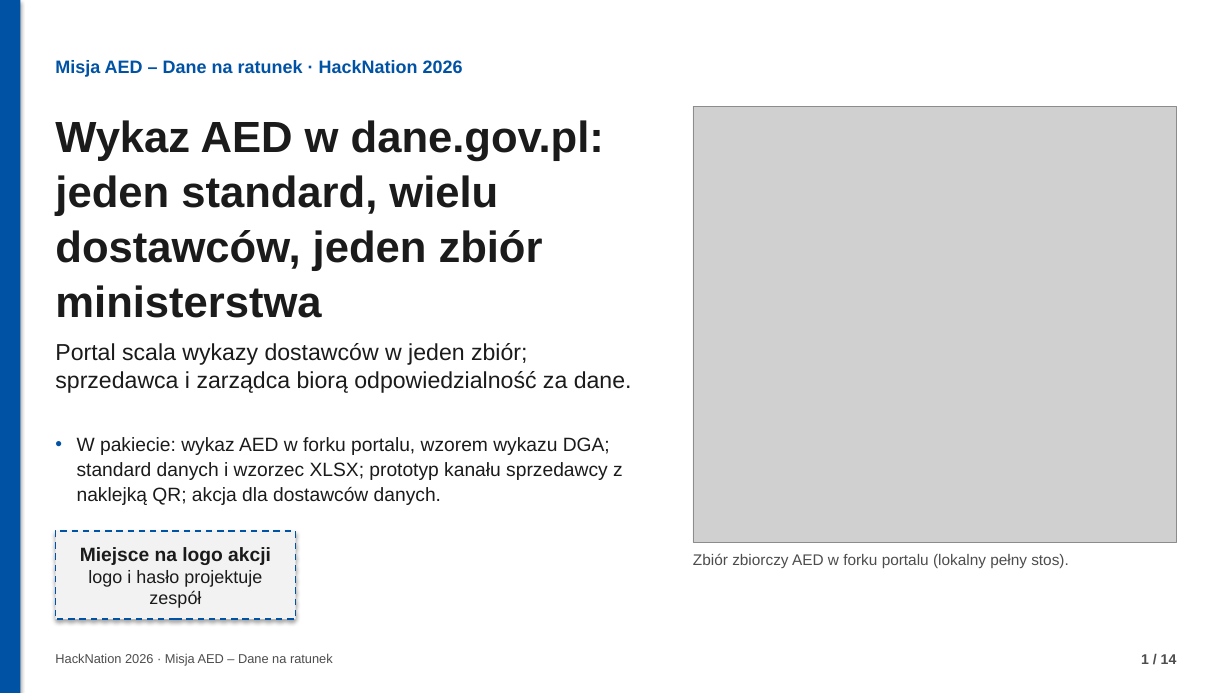
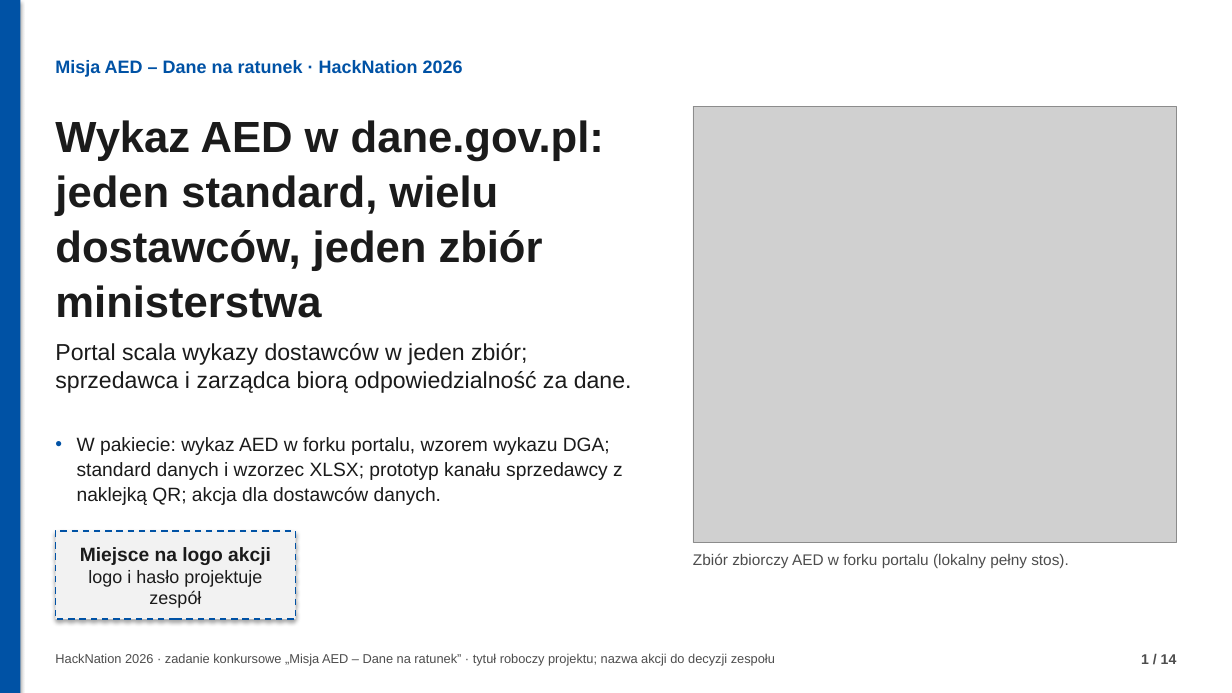
Before and after one commit to fidok15/AED, a slide deck: slide 1 of docs/prezentacja/misja-aed.pptx. Drawn at 1232x693 pixels with LibreOffice and Linux fonts; fonts in the diff are those of the drawing; grey boxes stand for pictures. Boxes give left, top, right and bottom in pixels: in the first picture for what was removed or moved away, otherwise in the second. Text is boxed around its words. In the diff, an @@ line names an element or a change of style, - is before the commit and + after.

```diff
--- a/docs/prezentacja/misja-aed.pptx
+++ b/docs/prezentacja/misja-aed.pptx
@@ text at <box>55,653,775,666</box>: text changed @@
-HackNation 2026 · Misja AED – Dane na ratunek
+HackNation 2026 · zadanie konkursowe „Misja AED – Dane na ratunek” · tytuł roboczy projektu; nazwa akcji do decyzji zespołu
```
Also in this commit, not shown: 10 other slides changed, 14 other files.
